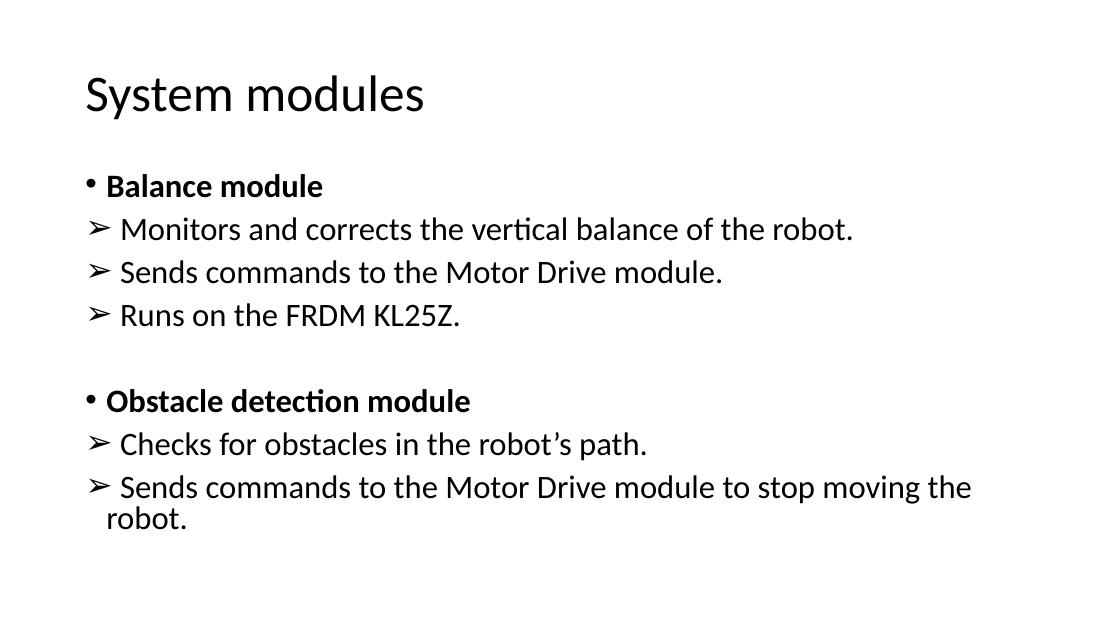
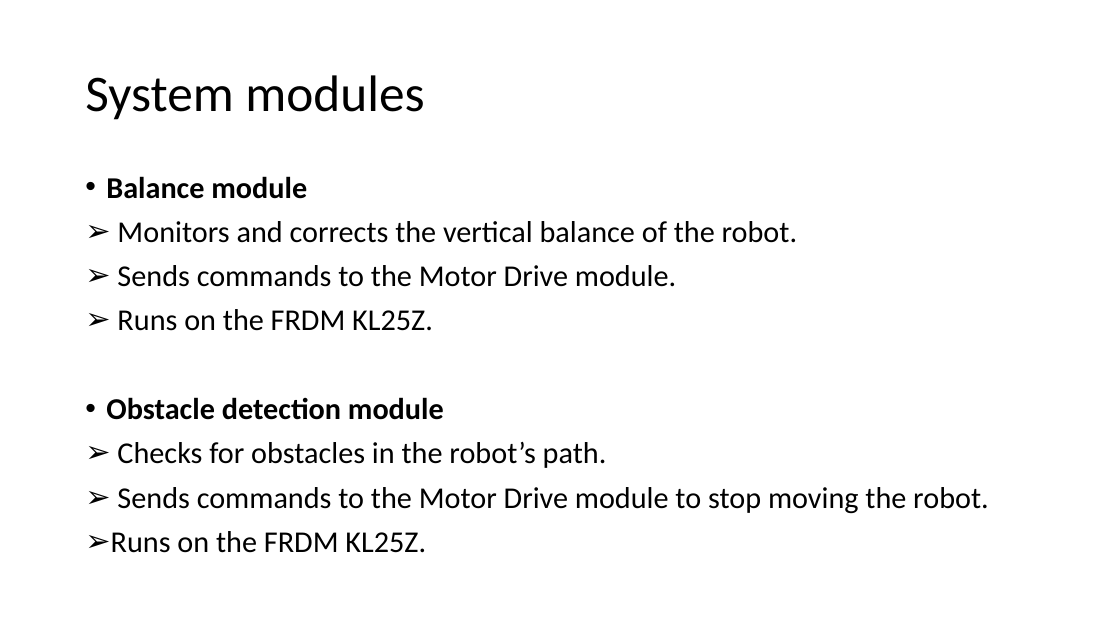
Before and after one commit to hpetre/COEN-6711, a slide deck: slide 5 of Documents/project_proposal.pptx. Drawn at 1120x630 pixels with LibreOffice and Linux fonts; fonts in the diff are those of the drawing. Boxes give left, top, right and bottom in pixels: in the first picture for what was removed or moved away, otherwise in the second. Text is boxed around its words. In the diff, an @@ line names an element or a change of style, - is before the commit and + after.

```diff
--- a/Documents/project_proposal.pptx
+++ b/Documents/project_proposal.pptx
@@ text at [106,176,989,514]: size 28 to 25.9 pt; line spacing 0.8 to 0.9 @@
@@ text at [111,531,426,553]: paragraph added @@
+➢ Runs on the FRDM KL25Z.
```
Also in this commit, not shown: 2 other slides changed.
